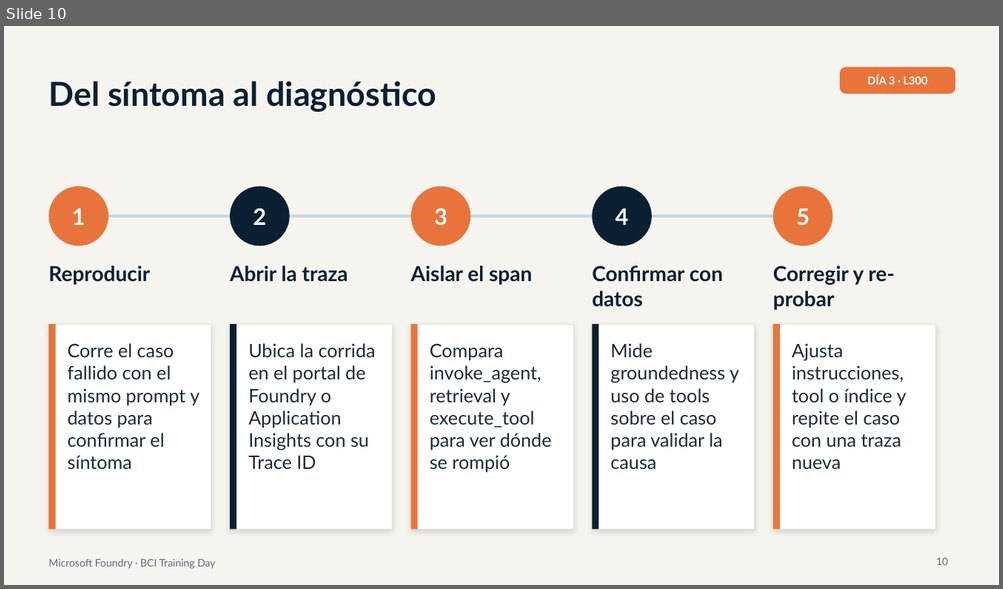
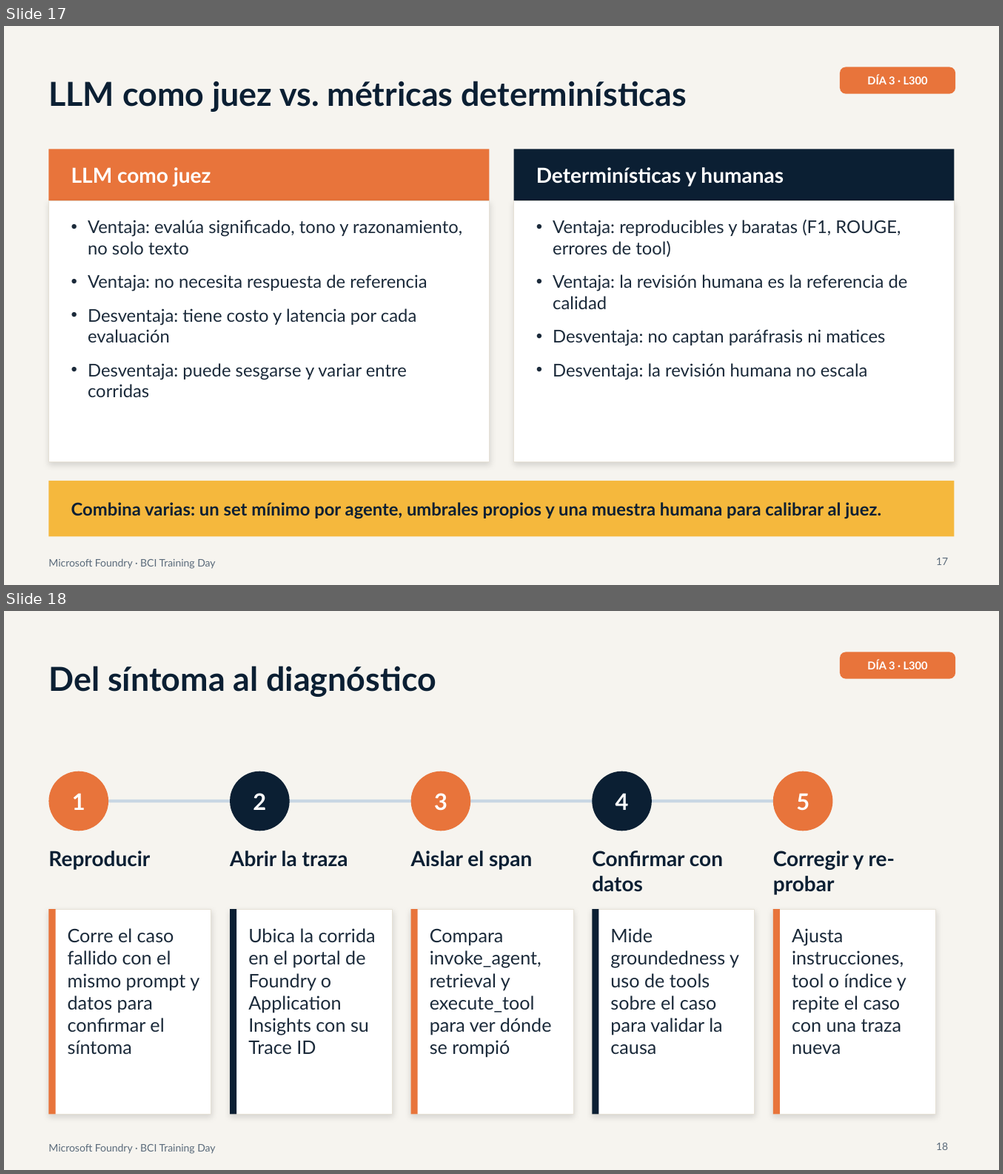
Before and after one commit to valegrajales/bci_workshop, a slide deck: presentaciones/BCI_Foundry_Dia3_L300_Produccion_Gobierno.pptx. Shown one above the other, each under a label of ours: slide 10 before the commit, slides 17 and 18 after it. The pictures are 1003x589 and 1003x1174 pixels, drawn with LibreOffice and Linux fonts; fonts in the diff are those of the drawing. Boxes give left, top, right and bottom in pixels: in the first picture for what was removed or moved away, otherwise in the second. Text is boxed around its words. In the diff, an @@ line names an element or a change of style, - is before the commit and + after.

```diff
--- a/presentaciones/BCI_Foundry_Dia3_L300_Produccion_Gobierno.pptx
+++ b/presentaciones/BCI_Foundry_Dia3_L300_Produccion_Gobierno.pptx
@@ slide 17 added at <box>4,26,999,585</box>, background #F6F4EF @@
@@ rounded rectangle added at <box>839,67,956,94</box>, fill #E8743B @@
@@ text added at <box>48,81,686,112</box>, 32 pt, text #0B1F33, bold @@
+LLM como juez vs. métricas determinísticas
@@ text added at <box>867,75,928,84</box>, 10.5 pt, text #FFFFFF, bold @@
+DÍA 3 · L300
@@ rectangle added at <box>48,149,489,201</box>, fill #E8743B @@
@@ rectangle added at <box>514,149,954,201</box>, fill #0B1F33 @@
@@ text added at <box>71,167,211,187</box>, 20 pt, text #FFFFFF, bold @@
+LLM como juez
@@ text added at <box>536,167,783,187</box>, 20 pt, text #FFFFFF, bold @@
+Determinísticas y humanas
@@ rectangle added at <box>48,201,489,463</box>, fill #FFFFFF, outline #E6E1D6 0.75 pt @@
@@ rectangle added at <box>514,201,954,463</box>, fill #FFFFFF, outline #E6E1D6 0.75 pt @@
@@ text added at <box>88,220,462,397</box>, 17 pt, text #1B2A3A @@
+• Ventaja: evalúa significado, tono y razonamiento, no solo texto
+• Ventaja: no necesita respuesta de referencia
+• Desventaja: tiene costo y latencia por cada evaluación
+• Desventaja: puede sesgarse y variar entre corridas
@@ text added at <box>552,219,908,380</box>, 17 pt, text #1B2A3A @@
+• Ventaja: reproducibles y baratas (F1, ROUGE, errores de tool)
+• Ventaja: la revisión humana es la referencia de calidad
+• Desventaja: no captan paráfrasis ni matices
+• Desventaja: la revisión humana no escala
@@ rectangle added at <box>48,481,954,537</box>, fill #F5B83D @@
@@ text added at <box>71,503,881,520</box>, 17 pt, text #0B1F33, bold @@
+Combina varias: un set mínimo por agente, umbrales propios y una muestra humana para calibrar al juez.
@@ page number added at <box>936,558,948,565</box>, 10 pt, text #5B6B7B @@
+17
@@ text added at <box>48,559,215,569</box>, 10 pt, text #5B6B7B @@
+Microsoft Foundry · BCI Training Day
@@ what was slide 10 is now slide 18 @@
@@ page number at <box>936,1143,948,1150</box>: text changed @@
-10
+18
```
Also in this commit, not shown: 2 slides changed, 7 other slides added, 2 other files.
